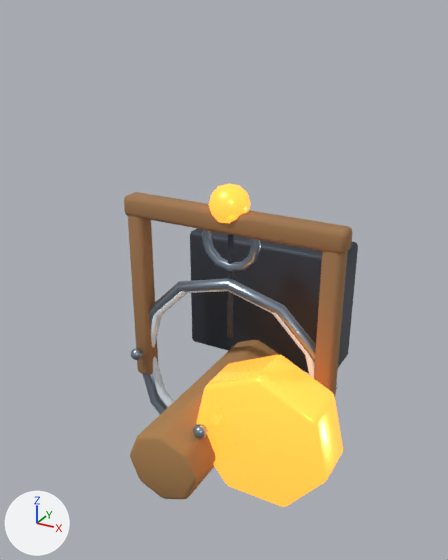
The Blender file assets-source/blender/buildings/gold_mine.blend as it was, and as the next commit left it.
The view is the same before and after, from a 50 mm camera at (2.15, -3.99, 3.24) aimed at (-0.04, -0.01, 1.25). Lighting does not change. The marker at lower left points along +X, +Y and +Z. The older version comes first.

The first picture shows 'derrick.-0.85', 'derrick.0.85', 'derrick.top', 'orePile', 'plinth', 'plinthSnow', 'plinthTrim', 'productionCore', 'pulley', 'shaftMouth' and 3 more.
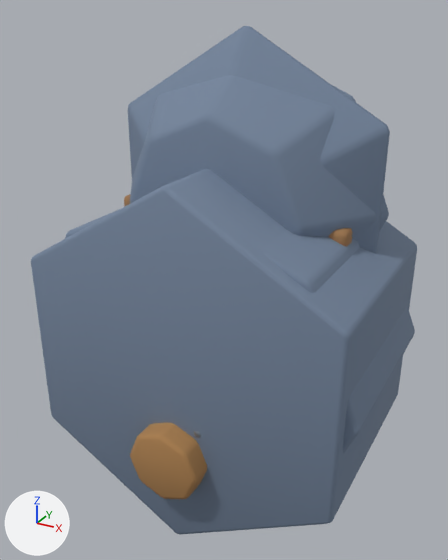
The change, as a list of edits to the scene's bpy script:
```text
Add mat_mat_lodproxy:
    mat_mat_lodproxy = principled_material('MAT_LODProxy')
    mat_mat_lodproxy.base_color = (0.18, 0.24, 0.34)  # greyish blue #76869e
    mat_mat_lodproxy.metallic = 0.05
    mat_mat_lodproxy.roughness = 0.92
Add me_cone_008:
    me_cone_008.from_pydata(...)  # a 6-sided cut cone along z (radius 1.28 at the low end, 0.56 at the high end) spanning x -1.11..1.11, y -1.28..1.28, z -0.25..0.25
    me_cone_008.polygons.foreach_set('use_smooth', [True] * 8)
    me_cone_008.materials.append(mat_mat_lodproxy)  # greyish blue #76869e
Add me_cylinder_116:
    me_cylinder_116.from_pydata(...)  # a 6-sided cylinder along z spanning x -1.26..1.26, y -1.45..1.45, z -0.88..0.88
    me_cylinder_116.polygons.foreach_set('use_smooth', [True] * 8)
    me_cylinder_116.materials.append(mat_mat_lodproxy)  # greyish blue #76869e
Add me_cone_007:
    me_cone_007.from_pydata(...)  # an 8-sided cut cone along z (radius 1.15 at the low end, 0.7 at the high end) spanning x -1.15..1.15, y -1.15..1.15, z -0.32..0.32
    me_cone_007.polygons.foreach_set('use_smooth', [True] * 10)
    me_cone_007.materials.append(mat_mat_lodproxy)  # greyish blue #76869e
Add me_cylinder_115:
    me_cylinder_115.from_pydata(...)  # an 8-sided cylinder along z spanning x -1.35..1.35, y -1.35..1.35, z -0.78..0.78
    me_cylinder_115.polygons.foreach_set('use_smooth', [True] * 10)
    me_cylinder_115.materials.append(mat_mat_lodproxy)  # greyish blue #76869e
Add ob_lod2_proxy_cap:
    ob_lod2_proxy_cap = bpy.data.objects.new('LOD2_PROXY_cap', me_cone_008)
    ob_lod2_proxy_cap.parent = ob_lod2
    ob_lod2_proxy_cap.location = (0.0, 1.88, 0.0)
    _m = ob_lod2_proxy_cap.modifiers.new('soft bevel', 'BEVEL')
    _m.width = 0.04
    _m.width_pct = 0.04
    _m.segments = 2
Add ob_lod2_proxy_base:
    ob_lod2_proxy_base = bpy.data.objects.new('LOD2_PROXY_base', me_cylinder_116)
    ob_lod2_proxy_base.parent = ob_lod2
    ob_lod2_proxy_base.location = (0.0, 0.78, 0.0)
    _m = ob_lod2_proxy_base.modifiers.new('soft bevel', 'BEVEL')
    _m.width = 0.035
    _m.width_pct = 0.035
    _m.segments = 2
Add ob_lod1_proxy_cap:
    ob_lod1_proxy_cap = bpy.data.objects.new('LOD1_PROXY_cap', me_cone_007)
    ob_lod1_proxy_cap.parent = ob_lod1
    ob_lod1_proxy_cap.location = (0.0, 1.88, 0.0)
    _m = ob_lod1_proxy_cap.modifiers.new('soft bevel', 'BEVEL')
    _m.width = 0.04
    _m.width_pct = 0.04
    _m.segments = 2
Add ob_lod1_proxy_base:
    ob_lod1_proxy_base = bpy.data.objects.new('LOD1_PROXY_base', me_cylinder_115)
    ob_lod1_proxy_base.parent = ob_lod1
    ob_lod1_proxy_base.location = (0.0, 0.78, 0.0)
    _m = ob_lod1_proxy_base.modifiers.new('soft bevel', 'BEVEL')
    _m.width = 0.035
    _m.width_pct = 0.035
    _m.segments = 2
```

Pixel boxes [x1, y1, x2, y2] of what changed, in the pictures (448 x 560 px):
'LOD2_PROXY_base', added
    after: [31, 169, 417, 534]
'LOD1_PROXY_cap', added
    after: [130, 75, 389, 239]
'LOD2_PROXY_cap', added
    after: [128, 26, 390, 253]
'LOD1_PROXY_base', added
    after: [65, 210, 415, 454]
'orePile', unchanged, covered by the edit
    before: [197, 355, 343, 507]
'shaftMouth', unchanged, covered by the edit
    before: [190, 228, 358, 373]
'derrick.top', unchanged, covered by the edit
    before: [124, 192, 353, 254]
    after: [124, 194, 353, 246]
'derrick.0.85', unchanged, covered by the edit
    before: [314, 251, 348, 397]
